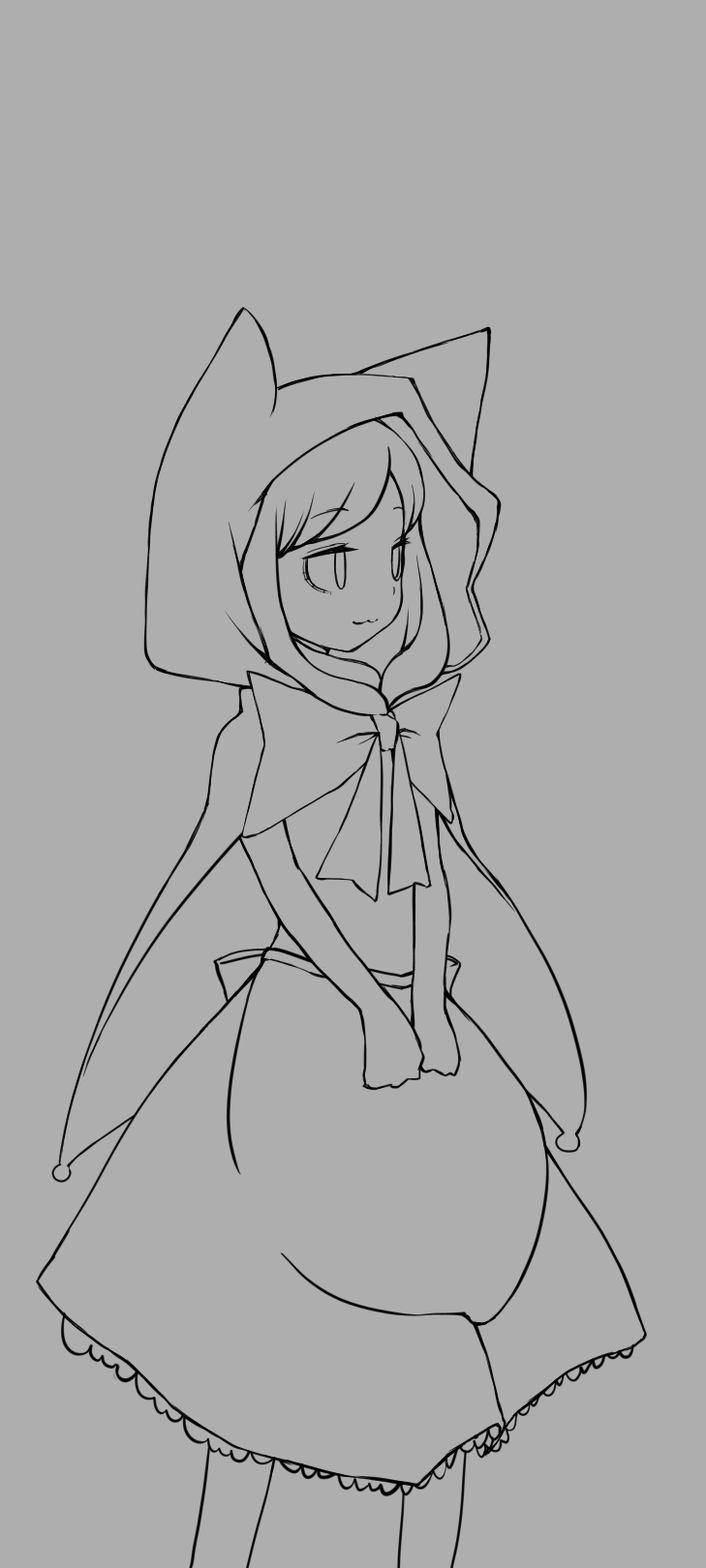
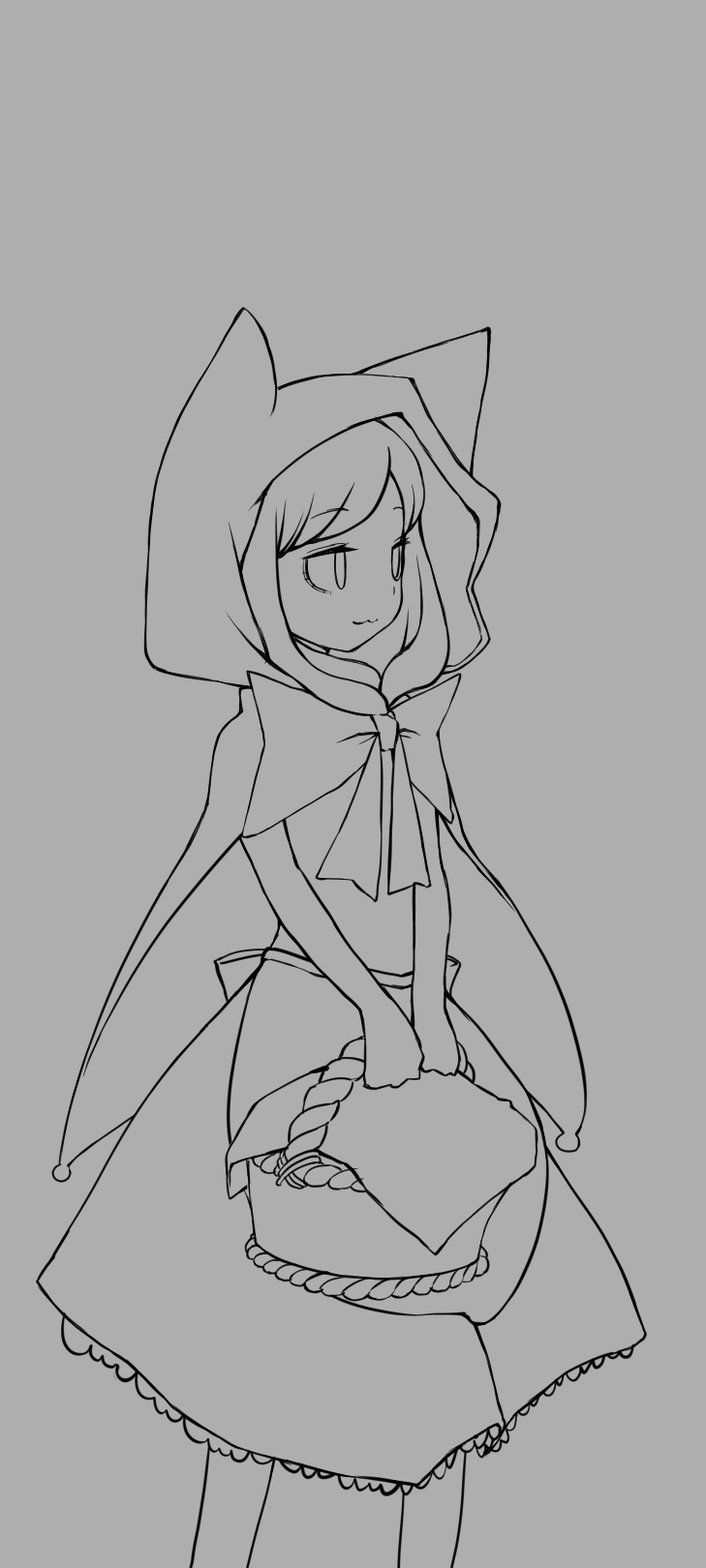
Before/after of a (706, 1568) layered artwork. What changed in the layer stack:
painted on "shirt" over [224, 1034, 539, 1302]
added group "Layer 41" with 7 layers in group "pen" over [224, 1034, 539, 1302]
added layer "Layer 46" in group "Layer 41" over [225, 1176, 496, 1302]
added layer "Layer 45" in group "Layer 41" over [224, 1115, 539, 1301]
added layer "Layer 44" in group "Layer 41" over [247, 1115, 372, 1239]
added layer "Layer 43" (2nd of 2, in "pen" › "Layer 41") in group "Layer 41" over [224, 1053, 539, 1301]
added layer "Layer 42" in group "Layer 41" over [247, 1034, 496, 1177]
added layer "Layer 40" in group "Layer 41" over [247, 1115, 372, 1239]
painted on "hood" (1st of 2, in "pen") over [224, 693, 539, 1239]
hid group "color" (8 layers) over [224, 693, 539, 1302]
